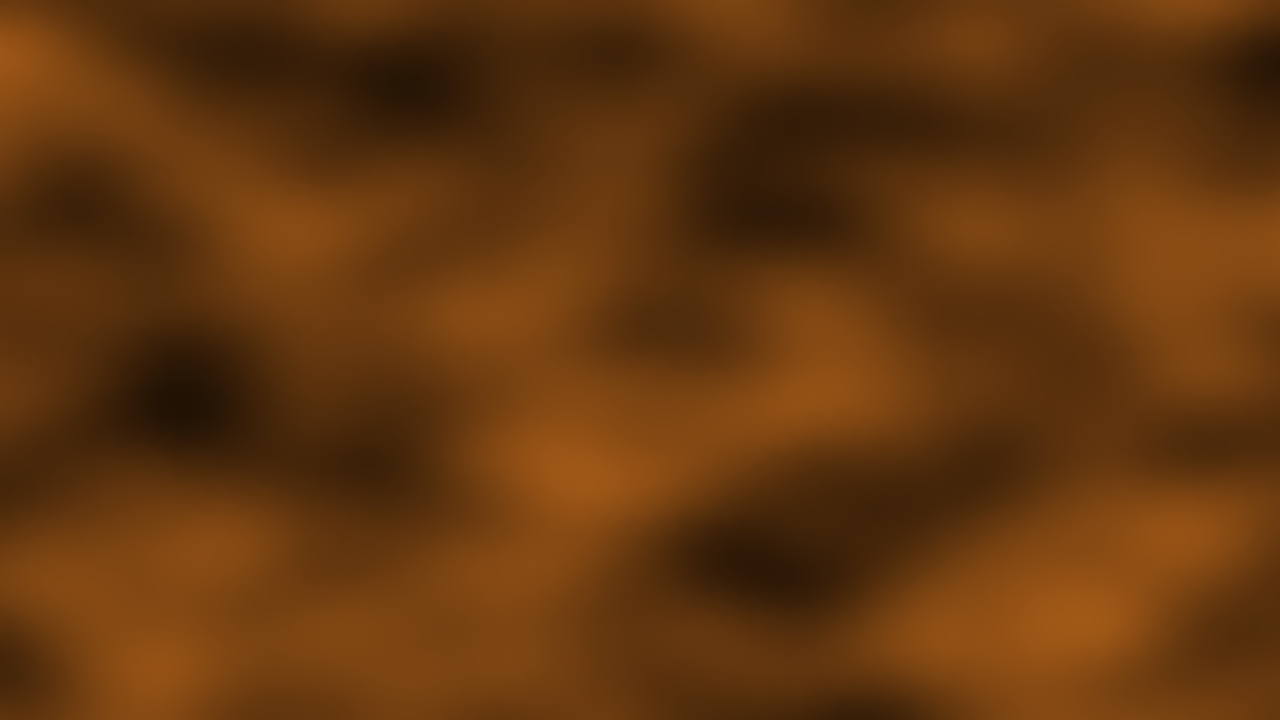
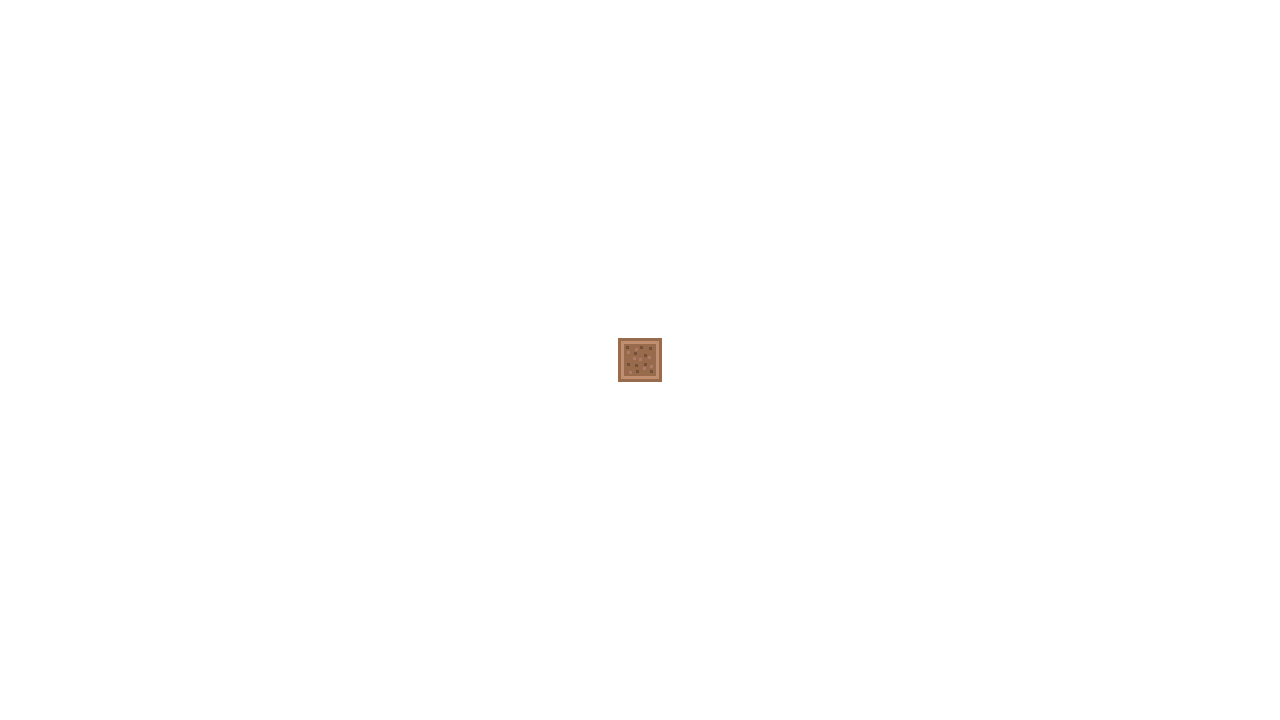
Before/after of a w=1280, h=720 layered artwork. What changed in the layer stack:
added layer "Calque Copié" above "Arrière-plan" over [left=618, top=338, right=662, bottom=382]
painted on "Arrière-plan" over [left=0, top=0, right=1280, bottom=720]
